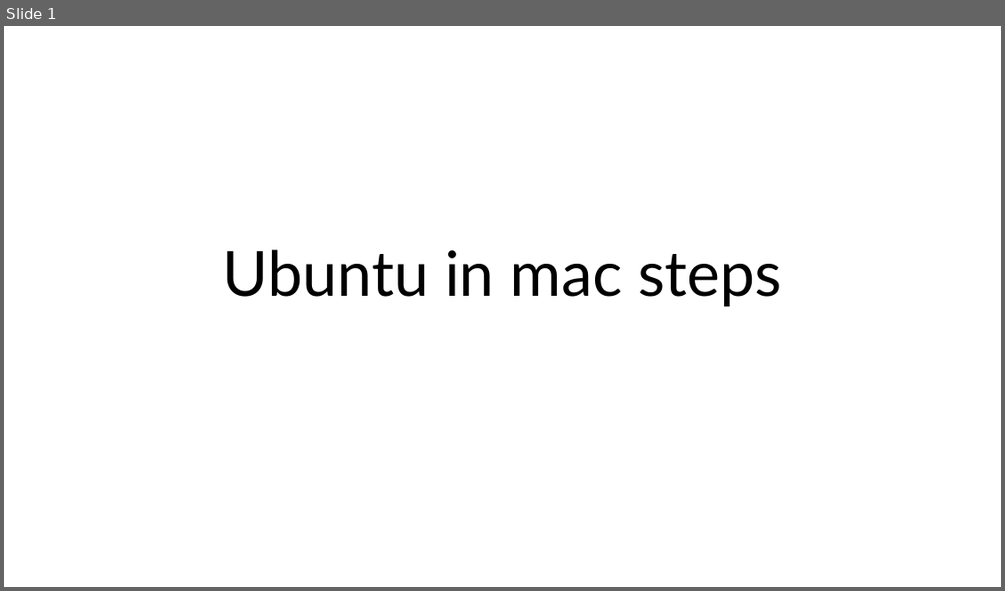
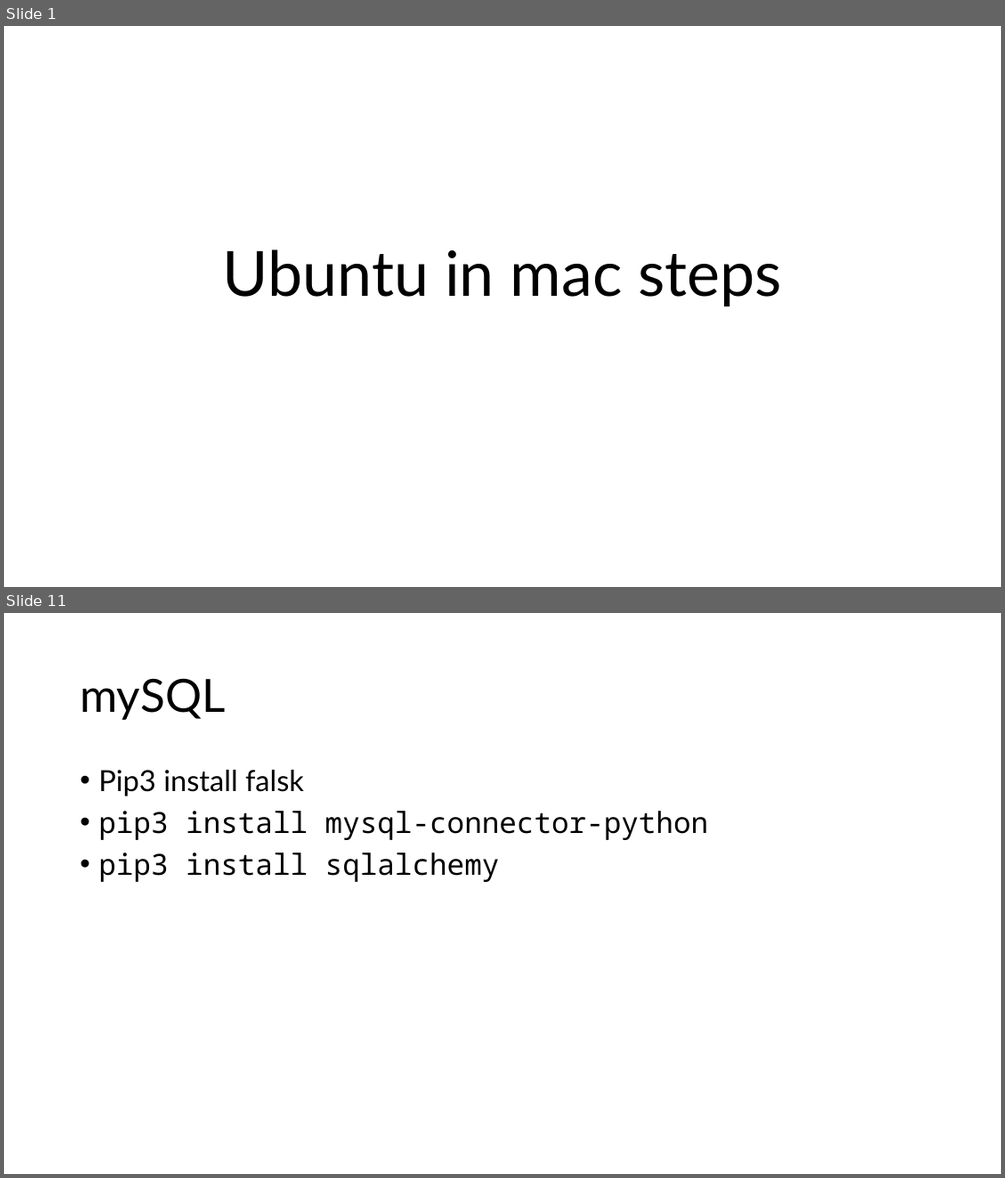
Before and after one commit to frankpeng1218/Python_learning, a slide deck: multipass_ubuntu_installation/ubuntu_installation.pptx. Shown one above the other, each under a label of ours: slide 1 before the commit, slides 1 and 11 after it; the slides between them are not shown. The pictures are 1005x591 and 1005x1178 pixels, drawn with LibreOffice and Linux fonts; fonts in the diff are those of the drawing. Boxes give left, top, right and bottom in pixels: in the first picture for what was removed or moved away, otherwise in the second. Text is boxed around its words. In the diff, an @@ line names an element or a change of style, - is before the commit and + after.

```diff
--- a/multipass_ubuntu_installation/ubuntu_installation.pptx
+++ b/multipass_ubuntu_installation/ubuntu_installation.pptx
@@ slide 11 added at (x1=4, y1=613, x2=1001, y2=1174), background #FFFFFF @@
@@ title added at (x1=80, y1=678, x2=225, y2=720), 44 pt, text #000000 @@
+mySQL
@@ text added at (x1=98, y1=770, x2=708, y2=882), 28 pt, text #000000 @@
+• Pip3 install falsk
+• pip3 install mysql-connector-python
+• pip3 install sqlalchemy
```
Also in this commit, not shown: 2 slides changed, 14 other slides added, 17 other files.
